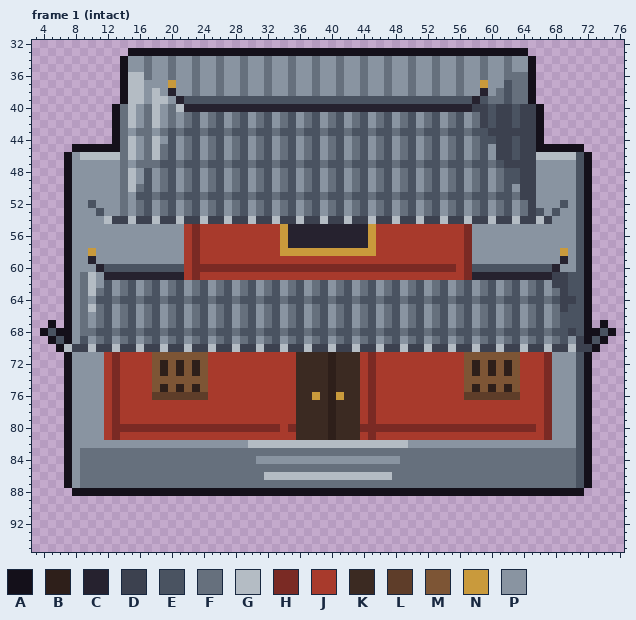
Two versions of one pixel-art file, art/structures/town_temple.aseprite. The picture above was drawn from the file before the commit.
80x96 pixels, 4 frames. Colours within 5 levels of each other are drawn and written as one. Shown: frame 1 (intact): x 3..76, y 32..95. The commit also changed other frames, which this record leaves out.
Palette (. is transparent): A #14101a  B #2e1f1a  C #26222f  D #3c414f  E #4a5361  F #66707d  G #b4bcc4  H #7a2a24  J #a83a2c  K #3b2a22  L #5e3d29  M #7d5535  N #c99a3c  P #8994a1
After the commit:
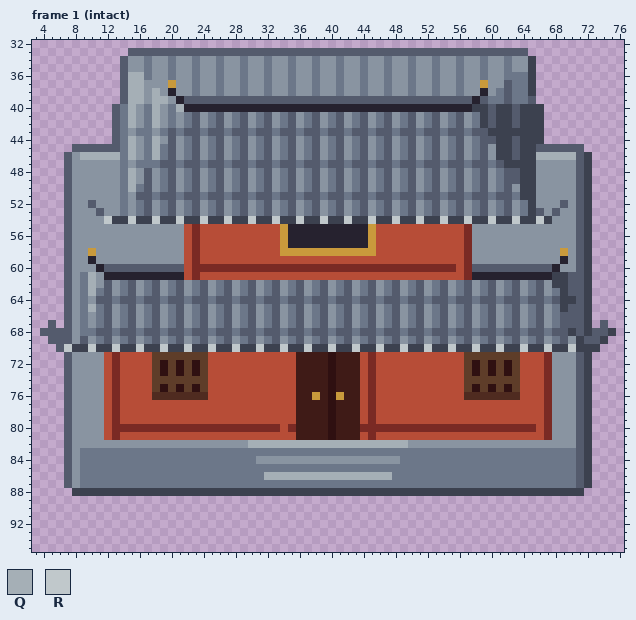
Colours new in this view: Q #a5afb6  R #c0c8cb
What changed:
Colour B changes from #2e1f1a to #2f1011.
Colour E changes from #4a5361 to #545b6d.
Colour F changes from #66707d to #6c7789.
Colour J changes from #a83a2c to #b74d37.
Colour K changes from #3b2a22 to #3f1b17.
Colour L changes from #5e3d29 to #4f2b20.
Colour M changes from #7d5535 to #5e3d29.
Frame 1 (intact):
Colour D replaces colour A in rows 34 to 38 at x 65; in rows 40 to 44 at x 66; in rows 46 to 67 at x 72; in row 68 at x 72 and 75; in row 69 at x 74; in row 70 at x 73.
Colour D replaces colour A in rows 71 to 87 at x 72; in row 88 at x 8 to 71.
Colour E replaces colour A in row 33 at x 15 to 64; in rows 34 to 38 at x 14; in row 39 at x 14 and 65; in rows 40 to 44 at x 13; in row 45 at x 8 to 13 and 66 to 71; in rows 46 to 66 at x 7.
Colour E replaces colour A in row 67 at x 5, 7 and 74; in row 68 at x 4, 6 to 7 and 73; in row 69 at x 5, 7 and 72; in row 70 at x 6; in rows 71 to 87 at x 7.
Colour Q replaces colour G in rows 36 to 37 at x 15 to 16; in row 38 at x 15 to 16 and 18; in row 39 at x 15 to 16 and 18 to 19; in row 40 at x 15, 18 and 21; in rows 41 to 42 at x 15 and 18; in rows 44 to 45 at x 15 and 18.
Colour Q replaces colour G in row 46 at x 9 to 13, 15, 18 and 66 to 70; in rows 48 to 50 at x 15; in rows 61 to 63 at x 10; in row 65 at x 10; in row 82 at x 30 to 49; in row 86 at x 32 to 47.
Colour R replaces colour G in row 54 at x 12, 15, 18, 21, 24, 27, 30, 33, 36, 39, 42, 45, 48, 51, 54, 57, 60, 63 and 66; in row 70 at x 7, 10, 13, 16, 19, 22, 25, 28, 31, 34, 37, 40, 43, 46, 49, 52, 55, 58, 61, 64, 67 and 70.
Where, in picture pixels (left, top, right, bottom), the same in both pictures:
changed: (40, 48, 616, 496)
